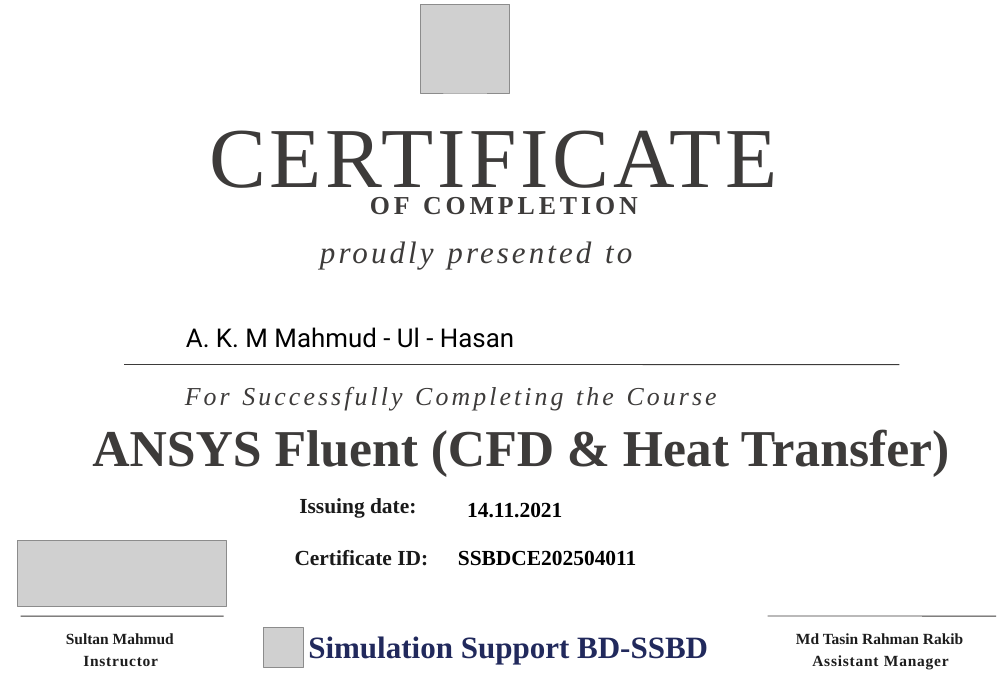
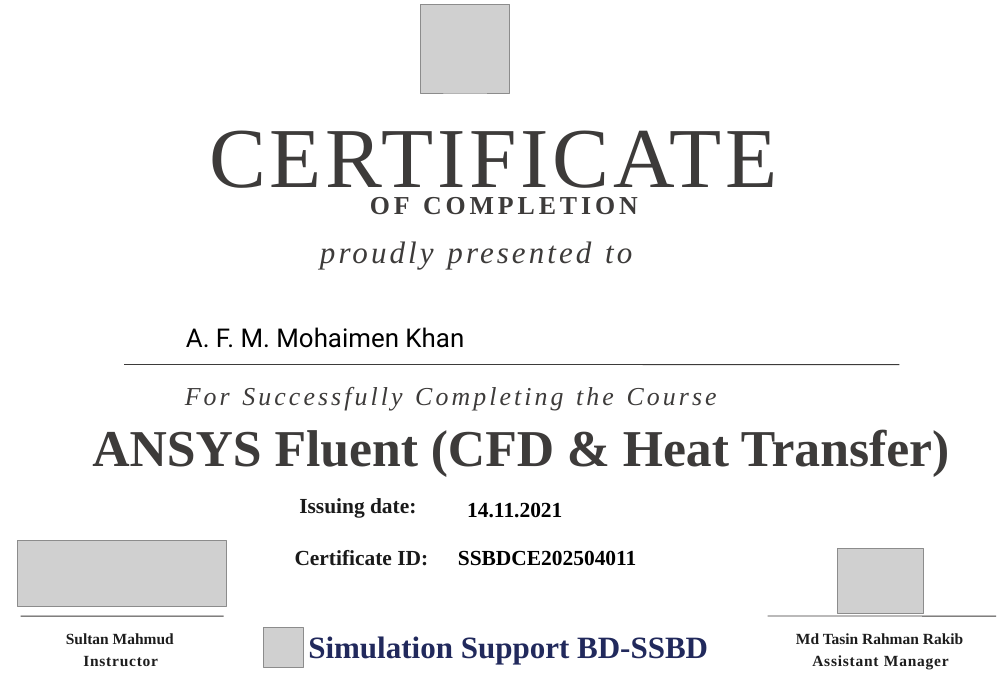
Before and after one commit to T-dot-prog/ssbd_website, a slide deck: slide 1 of sample.pptx. Drawn at 1008x698 pixels with LibreOffice and Linux fonts; fonts in the diff are those of the drawing; grey boxes stand for pictures; background and template pictures are left out. Boxes give left, top, right and bottom in pixels: in the first picture for what was removed or moved away, otherwise in the second. Text is boxed around its words. In the diff, an @@ line names an element or a change of style, - is before the commit and + after.

```diff
--- a/sample.pptx
+++ b/sample.pptx
@@ text at [186, 327, 464, 348]: text changed @@
-A. K. M Mahmud - Ul - Hasan
+A. F. M. Mohaimen Khan
@@ picture added at [838, 548, 924, 612] @@
```
Also in this commit, not shown: 3 other files.
